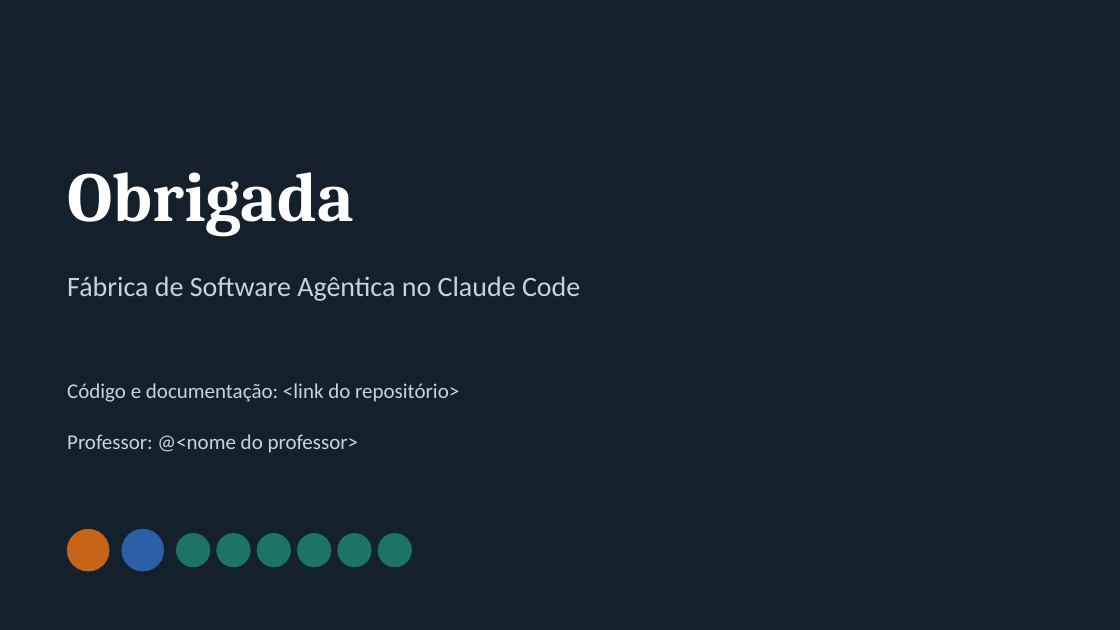
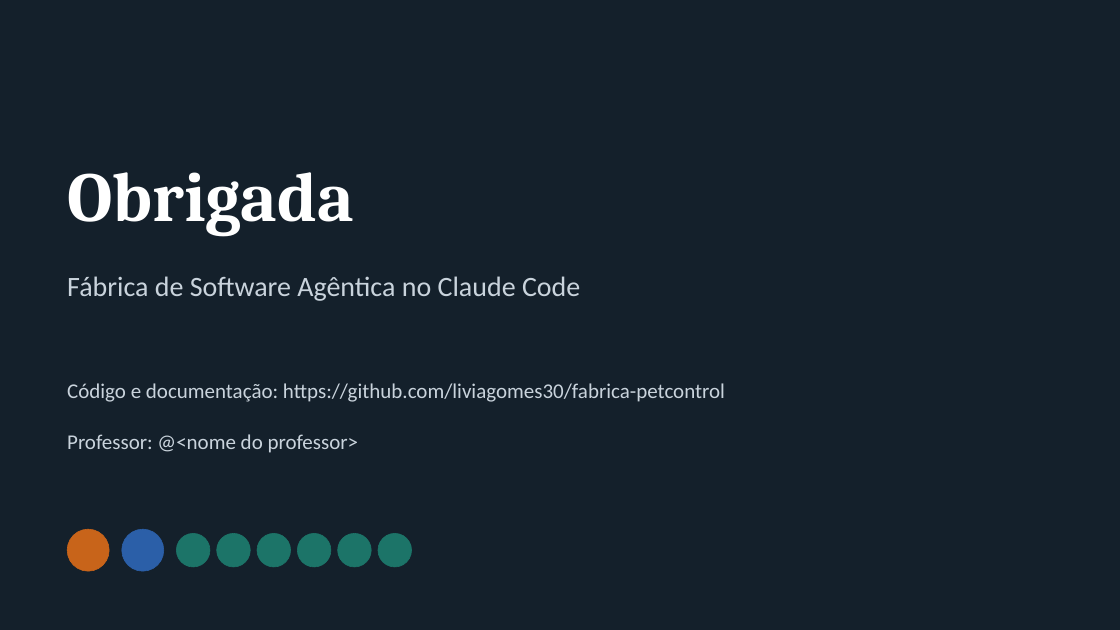
Before and after one commit to liviagomes30/fabrica-petcontrol, a slide deck: slide 14 of docs/fabrica/apresentacao-fabrica-claude-code.pptx. Drawn at 1120x630 pixels with LibreOffice and Linux fonts; fonts in the diff are those of the drawing. Boxes give left, top, right and bottom in pixels: in the first picture for what was removed or moved away, otherwise in the second. Text is boxed around its words. In the diff, an @@ line names an element or a change of style, - is before the commit and + after.

```diff
--- a/docs/fabrica/apresentacao-fabrica-claude-code.pptx
+++ b/docs/fabrica/apresentacao-fabrica-claude-code.pptx
@@ text at [67,383,725,402]: text changed @@
-Código e documentação: <link do repositório>
+Código e documentação: https://github.com/liviagomes30/fabrica-petcontrol
```
Also in this commit, not shown: 1 other slide changed, 6 other files.
